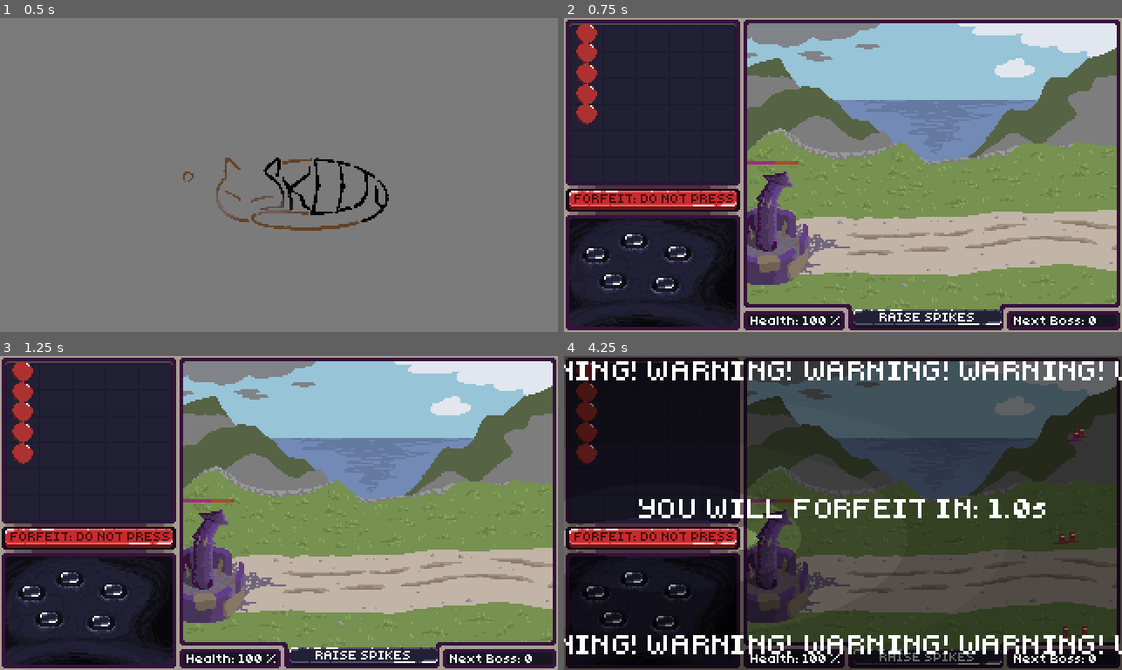
Above: before the commit, frames 1-4 (two rows, left to right).
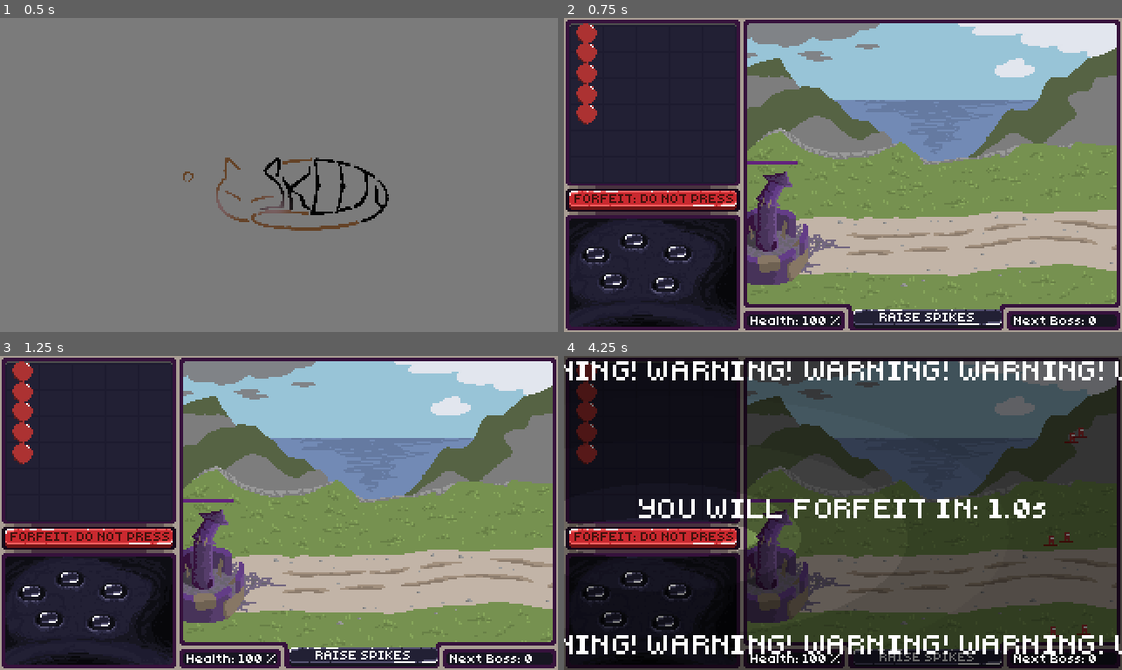
Above: after the commit, the same moments.

Repository: Team-Skeejy/ld55_summoning
Game: Godot game, scene res://scenes/roots/splash/splash_screen.tscn
The game is run twice, just before and just after one commit, with the same random seed, the same clock (stepped at 60 frames per second) and the same inputs.
Inputs (mouse positions are in pixels of both pictures, inside the frame that each line leads up to):
- Up to frame 1 (0.5 s): no input
- Up to frame 2 (0.75 s): tap Enter at 0.5 s; move the mouse to (965, 159) at 0.52 s; tap Tab (Tab) at 0.6 s; click (965, 159) at 0.67 s
- Up to frame 3 (1.25 s): no input
- Up to frame 4 (4.25 s): tap Space at 1.25 s; drag from (653, 534) to (926, 654) at 1.27 s; tap Tab (Tab) at 2.1 s; click (926, 654) at 2.17 s; drag from (586, 371) to (926, 654) at 2.77 s; drag from (586, 390) to (653, 440) at 3.52 s

Frame 1 is identical in both runs. In frame 2, 0.1% of the frame differs, in the area x 32-42%, y 45-47%; in frame 3, 0.1%; in frame 4, 0.4%, in the area x 33-95%, y 23-90%.

Commit message:
asdf

Diff:
--- a/scenes/States/Attack.gd
+++ b/scenes/States/Attack.gd
@@ -21,7 +21,7 @@
 		if character:
 			character.attack(running_target, delta)
 		if distance_to(character, running_target) > character.attack_range:
-			move_to(character, running_target)
+			move_to(character, running_target, delta)
 	else:
 		Transitioned.emit(self, "idle")
 
--- a/scenes/States/AttackHouse.gd
+++ b/scenes/States/AttackHouse.gd
@@ -21,11 +21,11 @@
 	if distance < character.attack_range:
 		character.attack(target_base, delta)
 	else:
-		move_to(character, target_base)
+		move_to(character, target_base, delta)
 
 	if target_base.is_dead:
 		Transitioned.emit(self, "returnhome")
 
 func is_other_enemy():
 	var closest = get_closest_enemy(containerReference, character)
-	return !!closest
+	return ! !closest
--- a/scenes/States/Idle.gd
+++ b/scenes/States/Idle.gd
@@ -11,7 +11,7 @@
 var total_idle_time: float = 0
 
 func Enter() -> void:
-	wander_time = randf_range(0,1)
+	wander_time = randf_range(0, 1)
 	pause_time = wander_time
 
 func Exit() -> void:
@@ -29,7 +29,7 @@
 	if wander_time > 0:
 		wander_time -= delta
 		if character and wander_time > pause_time:
-			character.global_position += idle_target * (character.speed * 0.5)
+			character.global_position += idle_target * (character.speed * 0.5 * delta)
 	else:
 		reset_wander_target()
 	check_enemies()
@@ -37,8 +37,8 @@
 
 func reset_wander_target():
 	idle_target = Vector2(randf_range(-1, 1), randf_range(-1, 1)).normalized()
-	wander_time = randf_range(1,5)
-	pause_time = randf_range(wander_time * 0.8,wander_time)
+	wander_time = randf_range(1, 5)
+	pause_time = randf_range(wander_time * 0.8, wander_time)
 
 func check_enemies():
 	if containerReference:
--- a/scenes/States/ReturnHome.gd
+++ b/scenes/States/ReturnHome.gd
@@ -19,6 +19,6 @@
 	if home && character:
 		var distance = distance_to(character, home)
 		if distance > 10:
-			move_to(character, home)
+			move_to(character, home, delta)
 		else:
 			Transitioned.emit(self, "idle")
--- a/scenes/States/State.gd
+++ b/scenes/States/State.gd
@@ -40,8 +40,8 @@
 	return character.get_global_transform().origin.distance_to(target.get_global_transform().origin)
 
 
-func move_to(character: Dude, dest_target: Node2D) -> void:
+func move_to(character: Dude, dest_target: Node2D, delta: float) -> void:
 	if character:
 		var direction: Vector2 = dest_target.global_position - character.global_position
 		direction = direction.normalized()
-		character.global_position += direction * character.speed
+		character.global_position += direction * character.speed * delta
--- a/scenes/characters/Dude.gd
+++ b/scenes/characters/Dude.gd
@@ -6,7 +6,7 @@
 
 @export var priority: int = 0
 @export var attack_power: float = 1;
-@export var speed: float = 0.1;
+@export var speed: float = 10;
 @export var prevent_regular_attack: bool = false;
 @export var attack_range: float = 1;
 @export var attack_interval: float = 1;
--- a/scenes/characters/Dude.tscn
+++ b/scenes/characters/Dude.tscn
@@ -15,7 +15,7 @@
 
 [node name="HealthBar" parent="." node_paths=PackedStringArray("fgd") instance=ExtResource("2_fkoma")]
 position = Vector2(0, 4)
-fgd = NodePath("Bkg")
+fgd = NodePath("Bkg/Fgd")
 
 [node name="Sprite2D" type="Sprite2D" parent="."]
 texture = ExtResource("3_qby0n")
--- a/scenes/characters/Home.tscn
+++ b/scenes/characters/Home.tscn
@@ -7,11 +7,12 @@
 [node name="Home1" type="Node2D"]
 position = Vector2(0, 1)
 script = ExtResource("1_jdass")
+team = 0
 
 [node name="HealthBar" parent="." node_paths=PackedStringArray("fgd") instance=ExtResource("2_haplr")]
 position = Vector2(-22, -50)
 scale = Vector2(4, 2)
-fgd = NodePath("Bkg")
+fgd = NodePath("Bkg/Fgd")
 
 [node name="Sprite2D" type="Sprite2D" parent="."]
 visible = false
--- a/scenes/characters/health_bar.gd
+++ b/scenes/characters/health_bar.gd
@@ -15,7 +15,4 @@
 			fgd.color = enemy_color
 
 func _process(_delta: float) -> void:
-	if parent.max_health > 500:
-		print(parent.health)
-		print(parent.health / parent.max_health)
 	fgd.anchor_right = parent.health / parent.max_health
--- a/scenes/characters/home.gd
+++ b/scenes/characters/home.gd
@@ -11,6 +11,7 @@
 func _ready() -> void:
 	health = 1000
 	max_health = 1000
+	team = 0
 
 
 # Called every frame. 'delta' is the elapsed time since the previous frame.
--- a/scenes/roots/game/game_test.tscn
+++ b/scenes/roots/game/game_test.tscn
@@ -9,9 +9,10 @@
 game = NodePath("Game")
 base_entity = ExtResource("6_0ag1t")
 
-[node name="Game" parent="." node_paths=PackedStringArray("ui", "dude_container", "fade_transition") instance=ExtResource("1_bcc4q")]
+[node name="Game" parent="." node_paths=PackedStringArray("ui", "dude_container", "wave_machine", "fade_transition") instance=ExtResource("1_bcc4q")]
 ui = NodePath("Ui")
 dude_container = NodePath("DudeContainer")
+wave_machine = NodePath("WaveController")
 fade_transition = NodePath("FadeTransition")
 
 [node name="UI" type="Node" parent="."]
--- a/scenes/ui_entities/behaviours/properties/attack/bow.gd
+++ b/scenes/ui_entities/behaviours/properties/attack/bow.gd
@@ -7,7 +7,7 @@
 	description = "Increases range"
 
 	attack_power = 2
-	attack_range = 15
+	attack_range = 25
 	prevent_regular_attack = true
 
 func init(_parent: Dude) -> void:
--- a/scenes/ui_entities/behaviours/properties/attack/projectiles/arrow.gd
+++ b/scenes/ui_entities/behaviours/properties/attack/projectiles/arrow.gd
@@ -4,7 +4,7 @@
 var target: Attackable
 var attack_power: float = 0
 
-var speed: float = 10
+var speed: float = 25
 
 func _process(delta: float) -> void:
 	if !is_instance_valid(self) || !is_instance_valid(target):
Not shown: 1 places in scenes/ui_entities/ui/ui.tscn that only renumber resources
